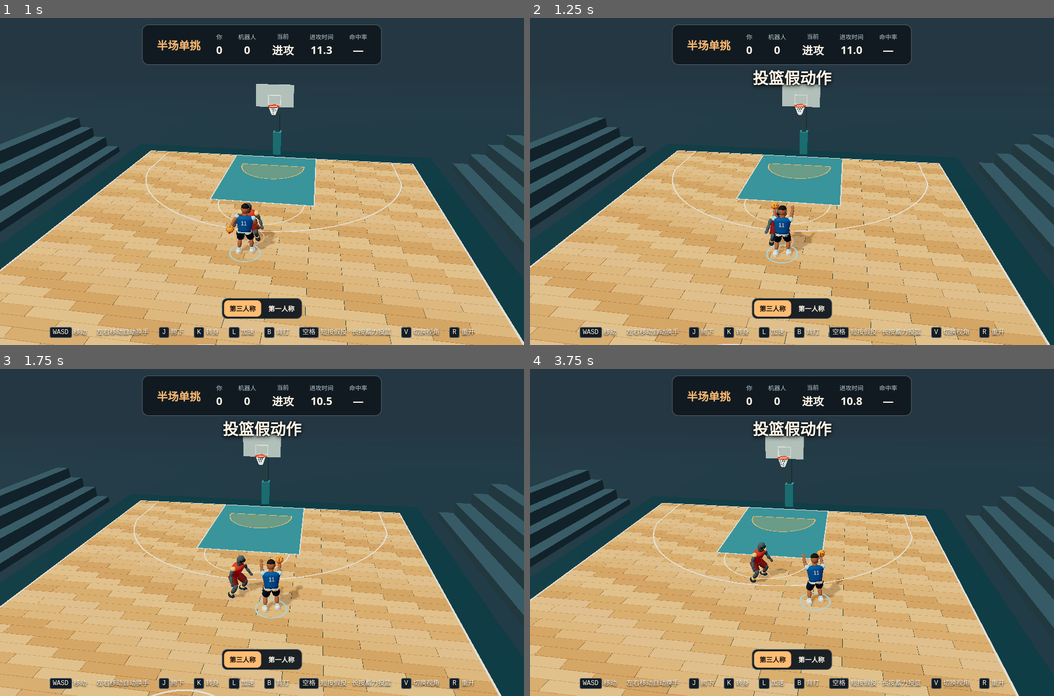
Above: before the commit, frames 1-4 (two rows, left to right).
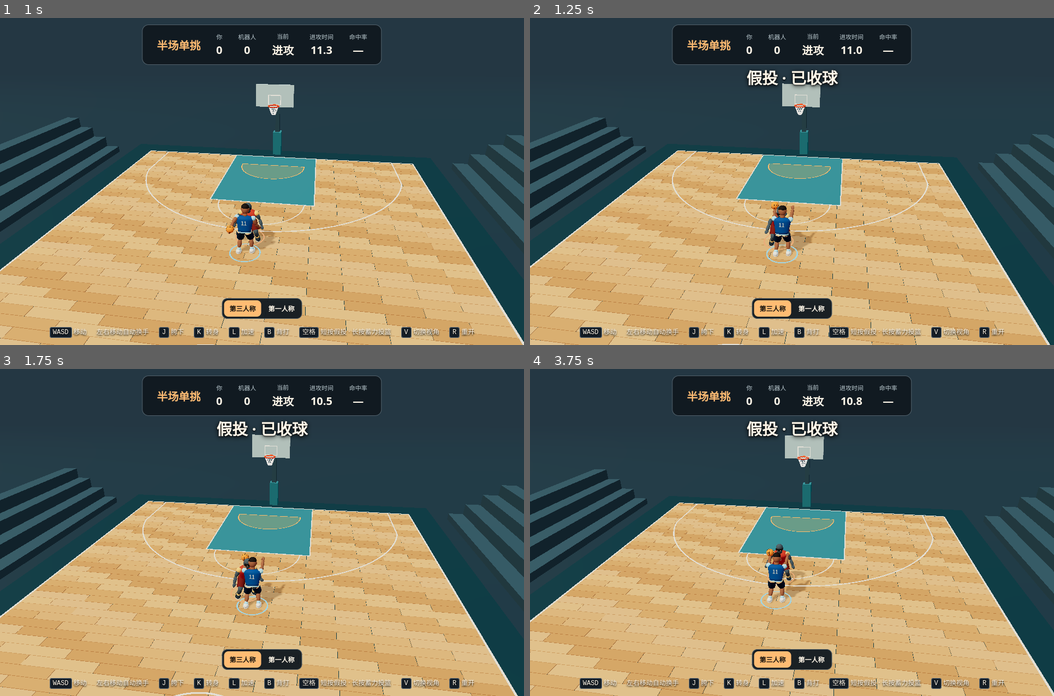
Above: after the commit, the same moments.

Repository: Arterning/basketball-game
Game: browser game, page index.html
Two runs of this game, one before a commit and one after it. Both use one fixed random seed, a clock stepped at 60 frames per second and the inputs below.
Inputs:
- Up to frame 1 (1 s): click "开始挑战" at 0.27 s
- Up to frame 2 (1.25 s): hold Right from 1.03 s (still down); tap Space at 1.1 s
- Up to frame 3 (1.75 s): release Right at 1.53 s; hold Down from 1.58 s (still down); tap Space at 1.6 s
- Up to frame 4 (3.75 s): release Down at 1.85 s; hold Left 1.9-2.47 s; tap Space every 0.5 s from 2.1 to 3.6 s; hold Up 2.52-2.82 s; tap R at 2.52 s; hold Right 2.87-3.53 s; hold Up from 3.58 s (still down)

Frame 1 is identical in both runs. In frame 2, 0.6% of the frame differs, in the area x 41-59%, y 15-22%; in frame 3, 17%; in frame 4, 29%, in the area x 0-100%, y 15-100%.

Commit message:
虚晃即收球。短按空格做出假动作后，球员会停在原地持球，不能再移动运球、突破或扣篮。可以继续短按空格虚晃，也可以按住空格蓄力投篮。下一次获得球权时恢复正常运球。

Diff:
--- a/basketball.js
+++ b/basketball.js
@@ -114,6 +114,7 @@
 let charge = 0
 let airborne = 0
 let fake = 0
+let pickedUpDribble = false
 let stride = 0
 let robotStride = 0
 let dash = 0
@@ -168,6 +169,7 @@
   playerDefenseCooldown = robotGather = robotAttackTime = 0
   robotBallHand = round % 2
   fake = 0
+  pickedUpDribble = false
   charge = airborne = stride = robotStride = dash = dashCooldown = 0
   defendTime = defendCooldown = recovery = reactionUntil = 0
   defend = "guard"
@@ -357,7 +359,7 @@
 
 function advancePlayer(dt, elapsed, action) {
   playerVelocity.set(0, 0, 0)
-  if (!dt || charge || fake || updatePost(dt, elapsed, action)) return
+  if (!dt || charge || pickedUpDribble || updatePost(dt, elapsed, action)) return
 
   if (action === "between" || action === "spin") startDribbleMove(action, elapsed)
 
@@ -502,7 +504,7 @@
 }
 
 function isProtectingBall() {
-  return post ? postProtected : !crossover && playerVelocity.lengthSq() <= 0.1
+  return pickedUpDribble || (post ? postProtected : !crossover && playerVelocity.lengthSq() <= 0.1)
 }
 
 function canStealDribble(elapsed) {
@@ -726,6 +728,12 @@
       player.elbows[i].rotation.x = -0.55
     }
 
+    if (pickedUpDribble && !shooting && !fake) {
+      player.arms[i].rotation.x = -0.70
+      player.arms[i].rotation.z = side * 0.06
+      player.elbows[i].rotation.x = -0.69
+    }
+
     if (fake || gather) {
       player.arms[i].rotation.x = -0.45 - fakeLift * 1.85
       player.arms[i].rotation.z = side * 0.08
@@ -1034,10 +1042,9 @@
 }
 
 function takeChainedAction() {
-  const pressed = chainActions.find((action) => input.pressed(action))
+  const pressed = chainActions.find((action) => (!pickedUpDribble || action === "jump") && input.pressed(action))
   if (pressed) pendingAction = pressed
   if (!pendingAction || dribble || dash > 0 || charge || post?.time > 0 || remaining <= 0) return null
-  if (fake && pendingAction !== "jump") return null
   if (pendingAction === "sprint" && dashCooldown > 0) return null
 
   const action = pendingAction
@@ -1111,10 +1118,12 @@
   if (charge && !letGo) charge += dt
   if (charge && letGo && charge < shotHoldThreshold) {
     fake = 0.06
+    pickedUpDribble = true
+    pendingAction = null
     charge = 0
     ui.meter.hidden = true
-    if (defend !== "block") ui.callout.textContent = "投篮假动作"
-  } else if (charge >= shotHoldThreshold && remaining > 0 && inDunkZone()) {
+    if (defend !== "block") ui.callout.textContent = "假投 · 已收球"
+  } else if (charge >= shotHoldThreshold && remaining > 0 && !pickedUpDribble && inDunkZone()) {
     startDunk()
     return
   }
@@ -1230,7 +1239,7 @@
     if (resultTime <= 0) nextRound()
   }
   net.update(dt, netPreviousBall, ballInFlight ? ball.position : null)
-  const dunkReady = possession === "player" && phase === "play" && !dribble && inDunkZone()
+  const dunkReady = possession === "player" && phase === "play" && !dribble && !pickedUpDribble && inDunkZone()
   dunkZone.material.opacity = dunkReady ? 0.52 : 0.27
   impactLight.intensity *= Math.exp(-12 * dt)
   ui["dunk-hint"].hidden = !dunkReady
